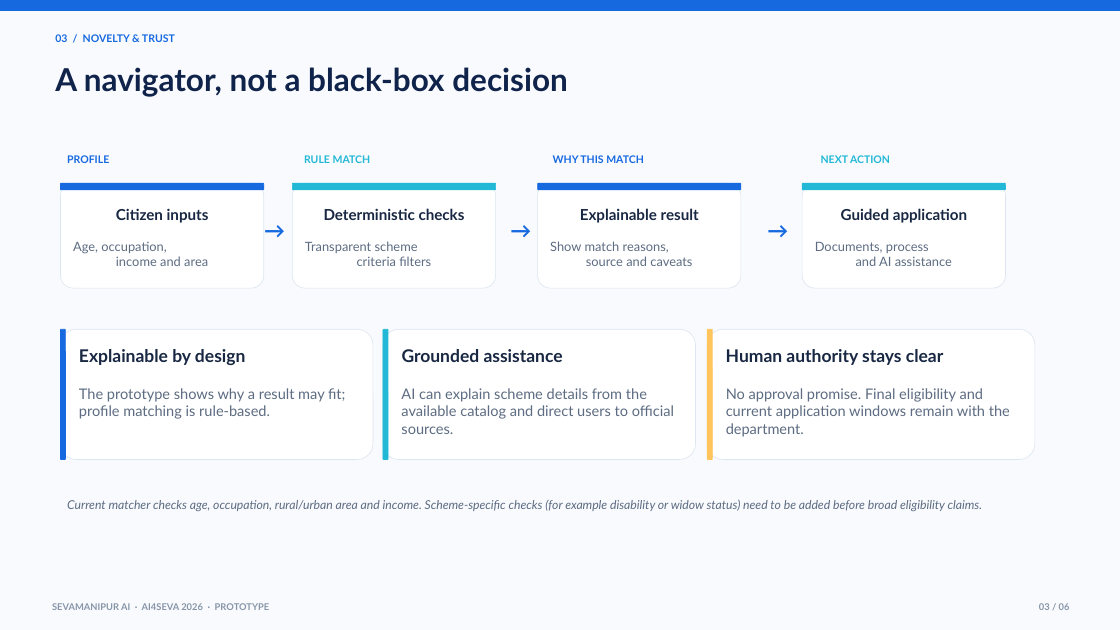
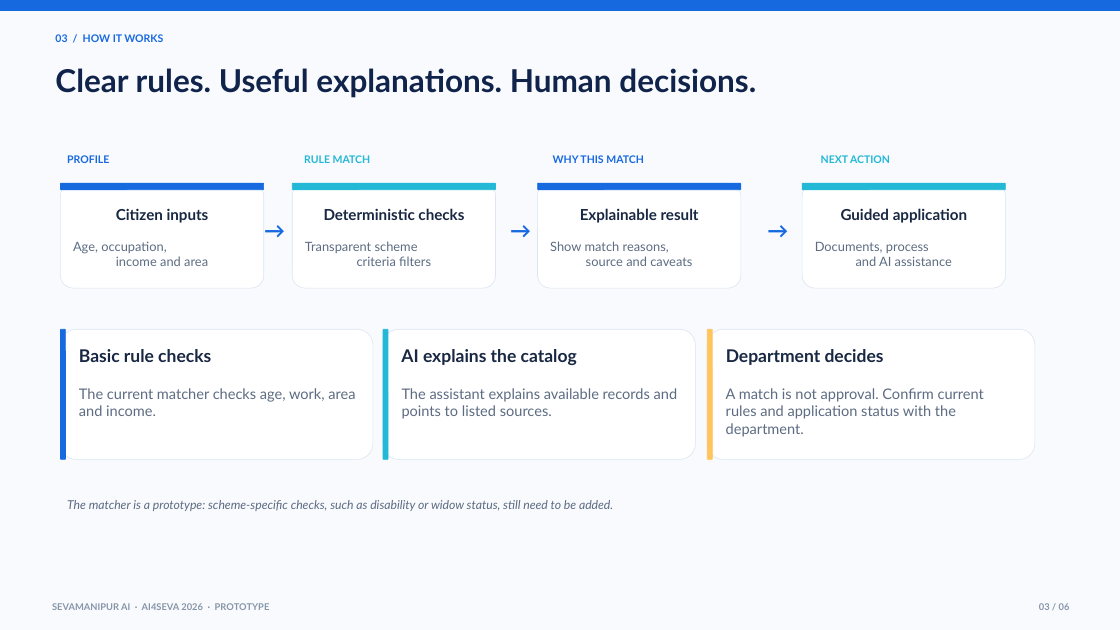
Before and after one commit to Tinkerer79/sevaAi, a slide deck: slide 3 of SevaManipur_AI4SEVA_SW01.pptx. Drawn at 1120x630 pixels with LibreOffice and Linux fonts; fonts in the diff are those of the drawing. Boxes give left, top, right and bottom in pixels: in the first picture for what was removed or moved away, otherwise in the second. Text is boxed around its words. In the diff, an @@ line names an element or a change of style, - is before the commit and + after.

Commit message:
Update SW-01 pitch and add document AI guide

```diff
--- a/SevaManipur_AI4SEVA_SW01.pptx
+++ b/SevaManipur_AI4SEVA_SW01.pptx
@@ text at box(55, 34, 163, 42): text changed @@
-03 / NOVELTY & TRUST
+03 / HOW IT WORKS
@@ text at box(55, 68, 756, 98): text changed @@
-A navigator, not a black-box decision
+Clear rules. Useful explanations. Human decisions.
@@ text at box(73, 241, 208, 266): text changed @@
-Age, occupation,
-income and area
+Age, occupation,
+income and area
@@ text at box(305, 241, 431, 266): text changed @@
-Transparent scheme
-criteria filters
+Transparent scheme
+criteria filters
@@ text at box(550, 241, 692, 266): text changed @@
-Show match reasons,
-source and caveats
+Show match reasons,
+source and caveats
@@ text at box(815, 242, 952, 266): text changed @@
-Documents, process
-and AI assistance
+Documents, process
+and AI assistance
@@ text at box(79, 349, 211, 362): text changed @@
-Explainable by design
+Basic rule checks
@@ text at box(401, 349, 577, 365): text changed @@
-Grounded assistance
+AI explains the catalog
@@ text at box(726, 349, 884, 365): text changed @@
-Human authority stays clear
+Department decides
@@ text at box(79, 388, 355, 416): text changed @@
-The prototype shows why a result may fit; profile matching is rule-based.
+The current matcher checks age, work, area and income.
@@ text at box(402, 388, 678, 419): text changed @@
-AI can explain scheme details from the available catalog and direct users to official sources.
+The assistant explains available records and points to listed sources.
@@ text at box(726, 388, 984, 437): text changed @@
-No approval promise. Final eligibility and current application windows remain with the department.
+A match is not approval. Confirm current rules and application status with the department.
@@ text at box(67, 500, 613, 511): text changed @@
-Current matcher checks age, occupation, rural/urban area and income. Scheme-specific checks (for example disability or widow status) need to be added before broad eligibility claims.
+The matcher is a prototype: scheme-specific checks, such as disability or widow status, still need to be added.
```
Also in this commit, not shown: 5 other slides changed, 8 other files.
